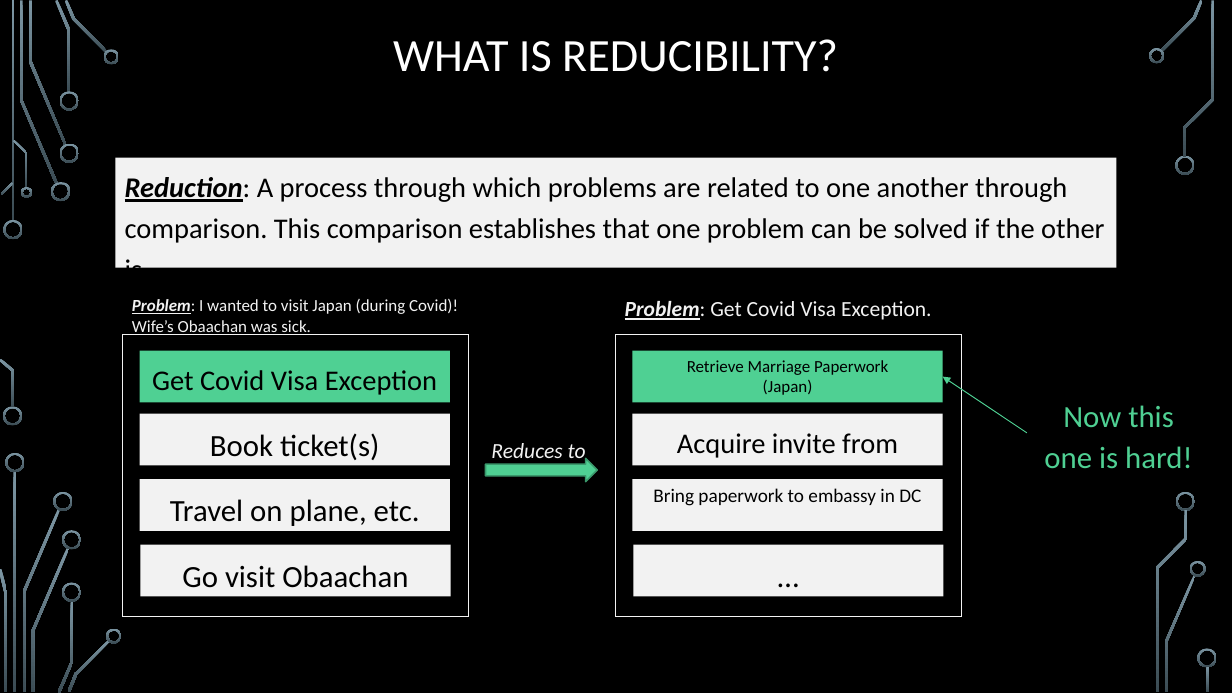
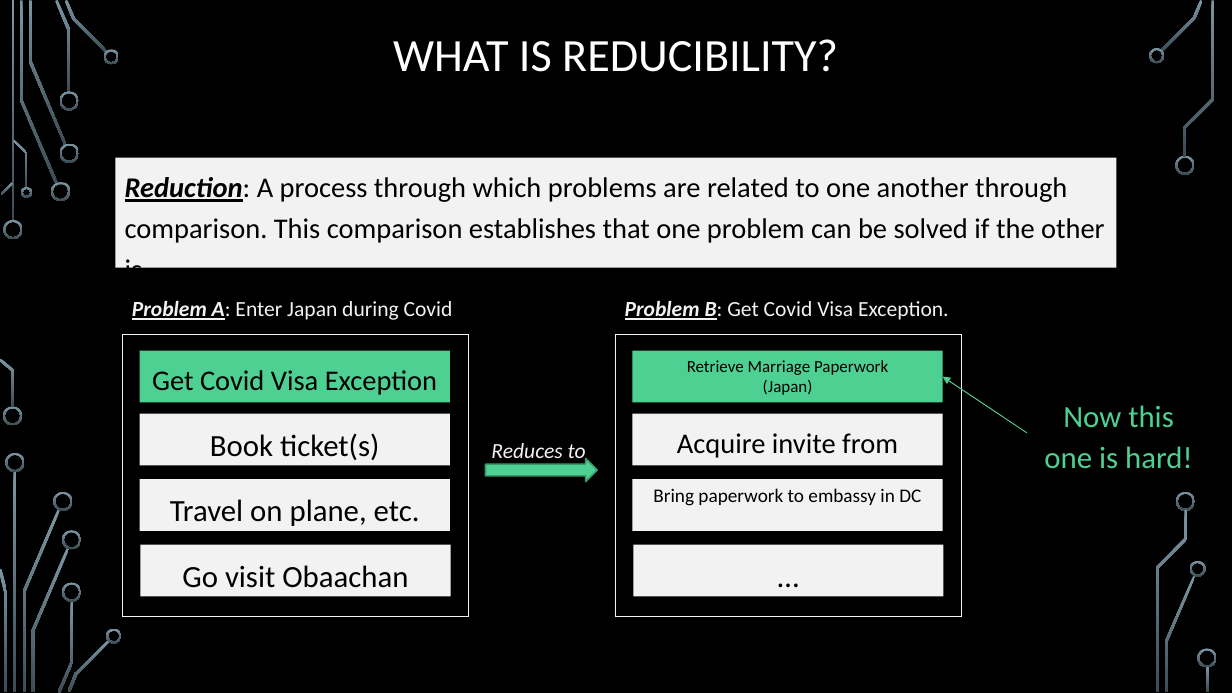
Before and after one commit to markfloryan/dmt2, a slide deck: slide 37 of slides/04-DecidableLanguages.pptx. Drawn at 1232x693 pixels with LibreOffice and Linux fonts; fonts in the diff are those of the drawing; background and template pictures are left out. Boxes give left, top, right and bottom in pixels: in the first picture for what was removed or moved away, otherwise in the second. Text is boxed around its words. In the diff, an @@ line names an element or a change of style, - is before the commit and + after.

```diff
--- a/slides/04-DecidableLanguages.pptx
+++ b/slides/04-DecidableLanguages.pptx
@@ text at (132,301,453,320): text changed; size 13.2 to 16.8 pt @@
-Problem: I wanted to visit Japan (during Covid)! Wife’s Obaachan was sick.
+Problem A: Enter Japan during Covid
@@ text at (625,301,949,320): text changed @@
-Problem: Get Covid Visa Exception.
+Problem B: Get Covid Visa Exception.
```
Also in this commit, not shown: 2 other slides changed.
